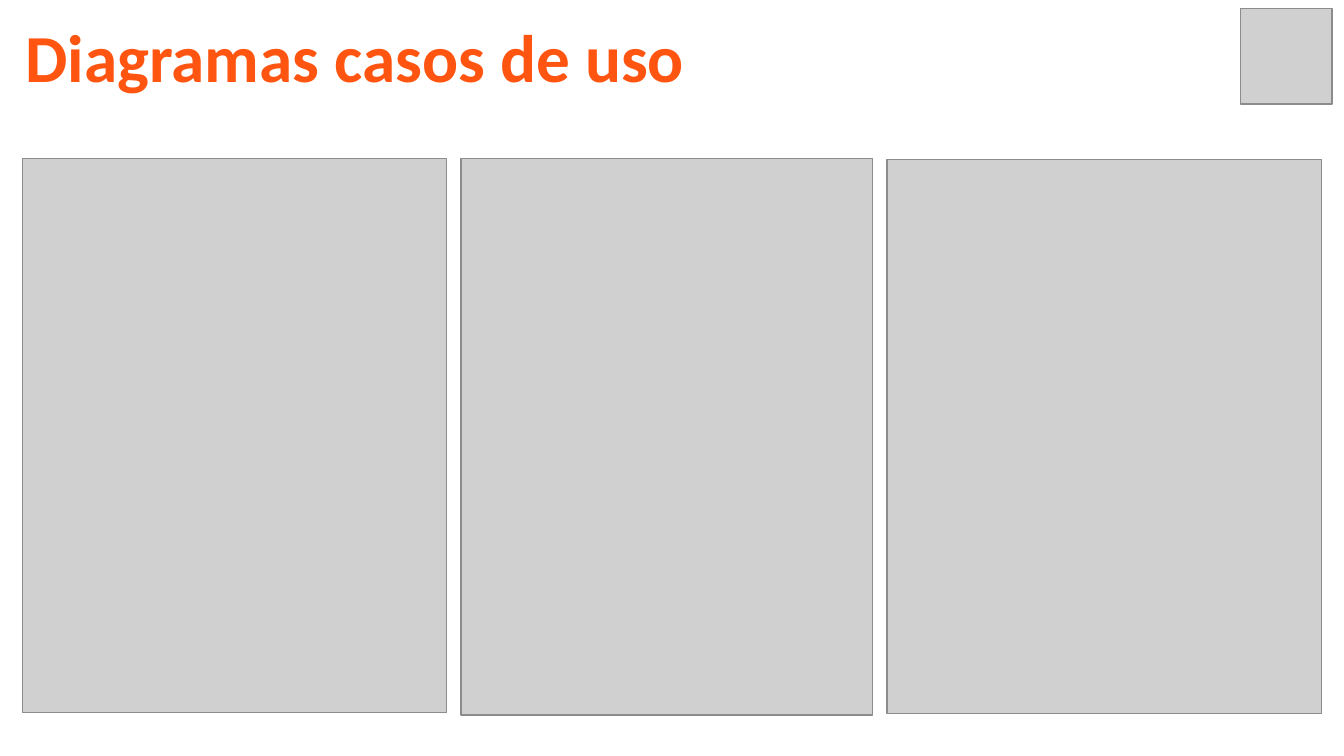
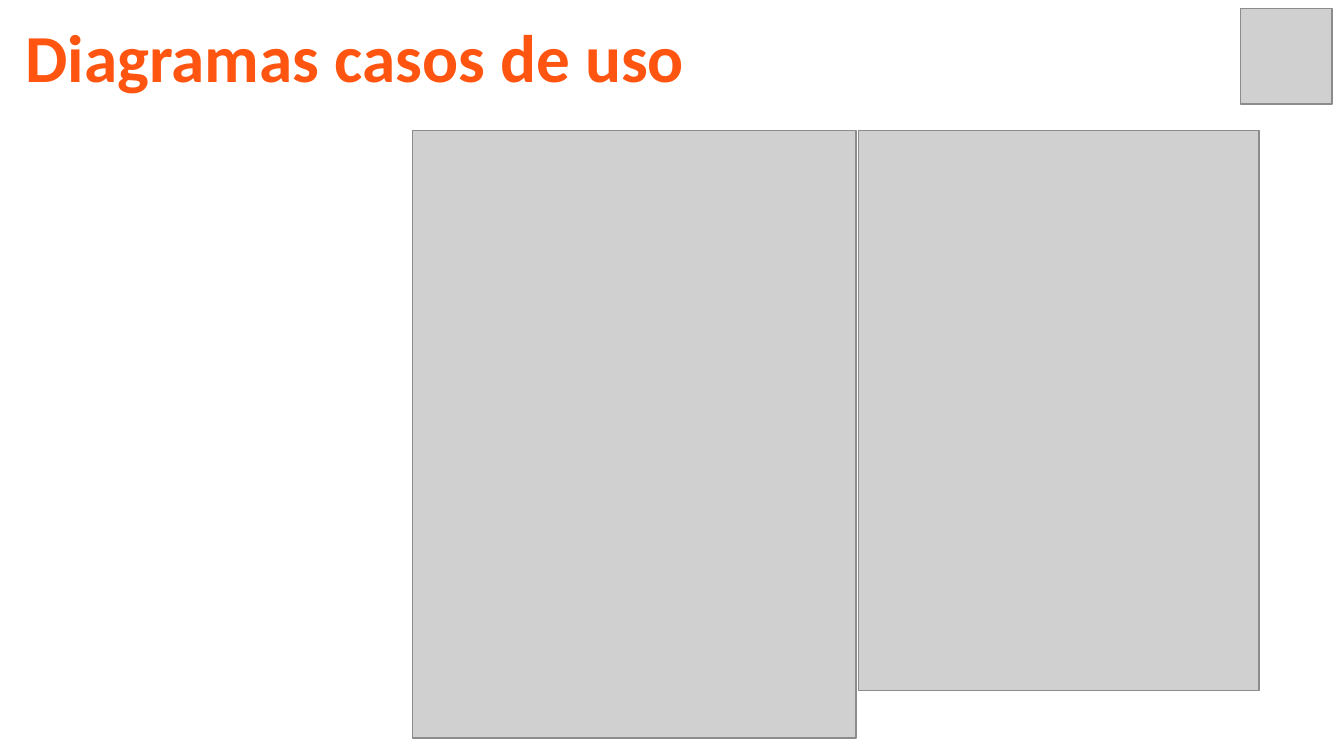
Before and after one commit to Natalia0404/ProyectoBrisasGems, a slide deck: slide 22 of Trimestre 2/Presentación proyecto plantilla SENA.pptx. Drawn at 1344x756 pixels with LibreOffice and Linux fonts; fonts in the diff are those of the drawing; grey boxes stand for pictures; background and template pictures are left out. Boxes give left, top, right and bottom in pixels: in the first picture for what was removed or moved away, otherwise in the second. Text is boxed around its words. In the diff, an @@ line names an element or a change of style, - is before the commit and + after.

```diff
--- a/Trimestre 2/Presentación proyecto plantilla SENA.pptx
+++ b/Trimestre 2/Presentación proyecto plantilla SENA.pptx
@@ picture: place and size @@
-picture at (461,159,872,715)
+picture at (413,130,856,738)
@@ picture: place and size @@
-picture at (887,160,1321,714)
+picture at (859,130,1259,691)
@@ picture removed at (23,159,448,712) @@
```
Also in this commit, not shown: 3 other files.
